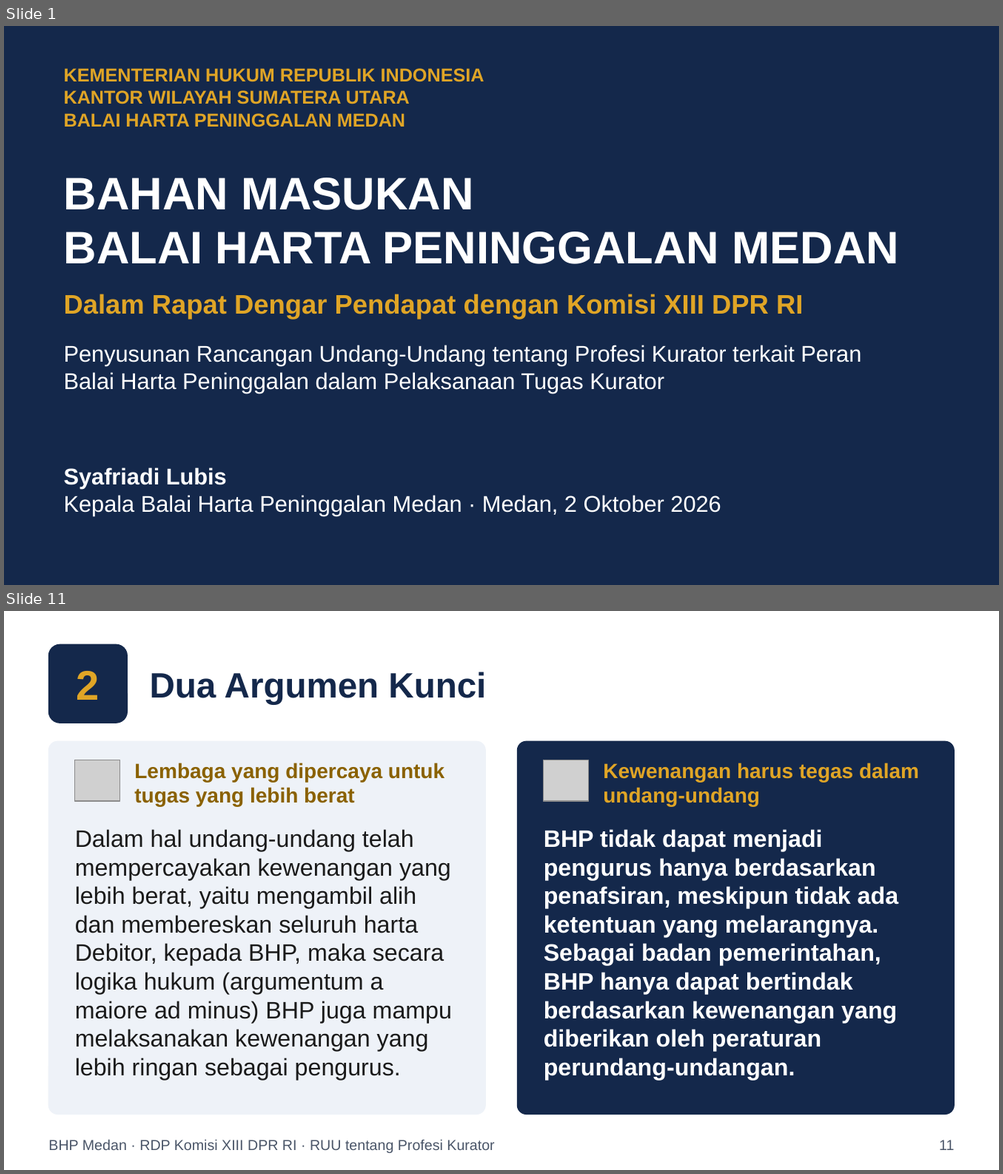
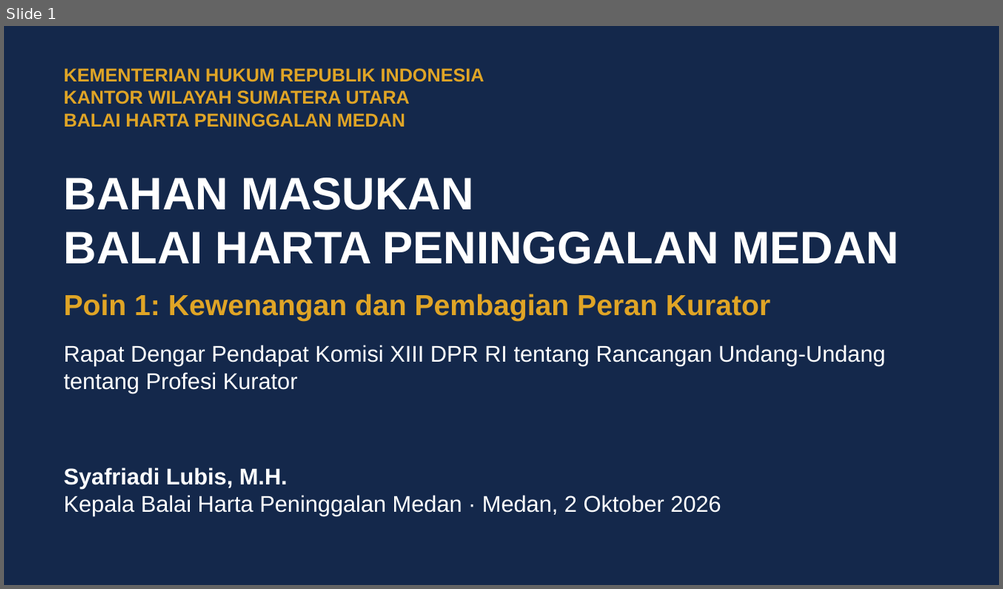
Before and after one commit to artheralawfirm-cloud/SAPAWALI, a slide deck: presentasi/Paparan_BHP_Medan_RUU_Profesi_Kurator.pptx. Shown one above the other, each under a label of ours: slides 1 and 11 before the commit, slide 1 after it; the slides between them are not shown. The pictures are 1003x1174 and 1003x589 pixels, drawn with LibreOffice and Linux fonts; fonts in the diff are those of the drawing; grey boxes stand for pictures. Boxes give left, top, right and bottom in pixels: in the first picture for what was removed or moved away, otherwise in the second. Text is boxed around its words. In the diff, an @@ line names an element or a change of style, - is before the commit and + after.

```diff
--- a/presentasi/Paparan_BHP_Medan_RUU_Profesi_Kurator.pptx
+++ b/presentasi/Paparan_BHP_Medan_RUU_Profesi_Kurator.pptx
@@ slide 11 removed at [4,611,999,1170], background #FFFFFF @@
@@ rounded rectangle removed at [48,644,127,723] @@
@@ text removed at [77,671,99,700] @@
-2
@@ text removed at [150,672,486,704] @@
-Dua Argumen Kunci
@@ rounded rectangle removed at [48,741,485,1115] @@
@@ rounded rectangle removed at [518,741,954,1115] @@
@@ picture removed at [75,760,119,801] @@
@@ text removed at [134,763,444,806] @@
-Lembaga yang dipercaya untuk tugas yang lebih berat
@@ picture removed at [543,760,588,801] @@
@@ text removed at [603,763,919,806] @@
-Kewenangan harus tegas dalam undang-undang
@@ text removed at [75,829,452,1080] @@
-Dalam hal undang-undang telah mempercayakan kewenangan yang lebih berat, yaitu mengambil alih dan membereskan seluruh harta Debitor, kepada BHP, maka secara logika hukum (argumentum a maiore ad minus) BHP juga mampu melaksanakan kewenangan yang lebih ringan sebagai pengurus.
@@ text removed at [543,829,898,1080] @@
-BHP tidak dapat menjadi pengurus hanya berdasarkan penafsiran, meskipun tidak ada ketentuan yang melarangnya. Sebagai badan pemerintahan, BHP hanya dapat bertindak berdasarkan kewenangan yang diberikan oleh peraturan perundang-undangan.
@@ text removed at [48,1140,494,1153] @@
-BHP Medan · RDP Komisi XIII DPR RI · RUU tentang Profesi Kurator
@@ text removed at [939,1140,953,1150] @@
-11
@@ slide 1 changed as well @@
@@ text at [64,294,770,321]: text changed; size 26 to 28 pt @@
-Dalam Rapat Dengar Pendapat dengan Komisi XIII DPR RI
+Poin 1: Kewenangan dan Pembagian Peran Kurator
@@ text at [64,345,885,393]: text changed @@
-Penyusunan Rancangan Undang-Undang tentang Profesi Kurator terkait Peran Balai Harta Peninggalan dalam Pelaksanaan Tugas Kurator
+Rapat Dengar Pendapat Komisi XIII DPR RI tentang Rancangan Undang-Undang tentang Profesi Kurator
@@ text at [64,468,287,489]: text changed @@
-Syafriadi Lubis
+Syafriadi Lubis, M.H.
```
Also in this commit, not shown: 5 other slides changed, 20 slides added, 46 other slides removed, 11 other files.
